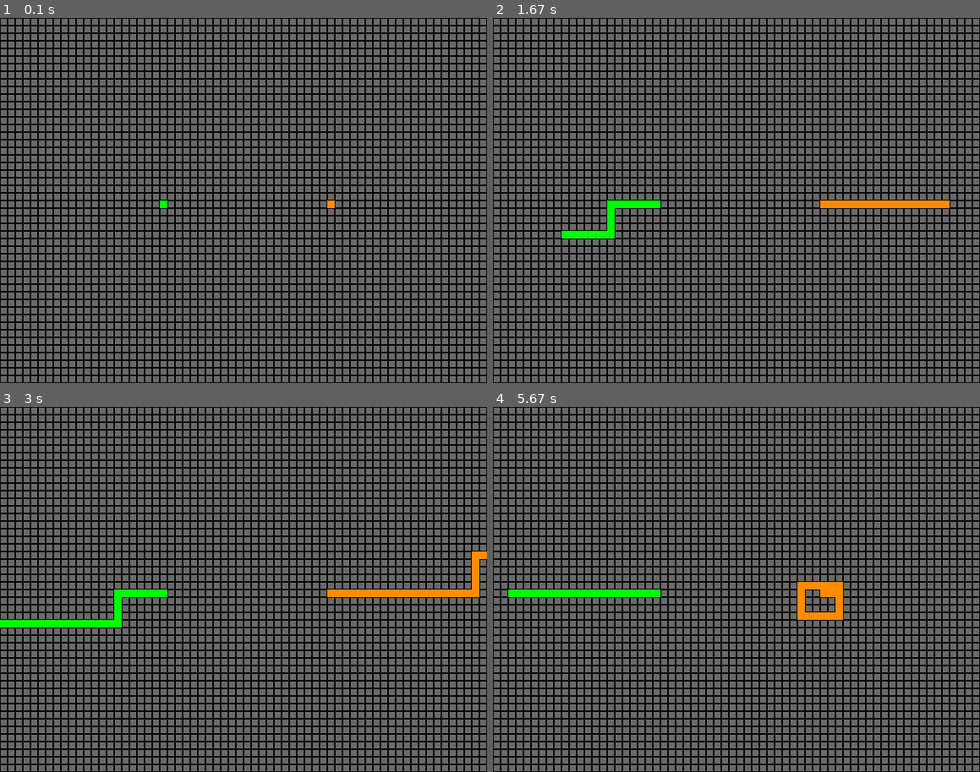
Above: before the commit, frames 1-4 (two rows, left to right).
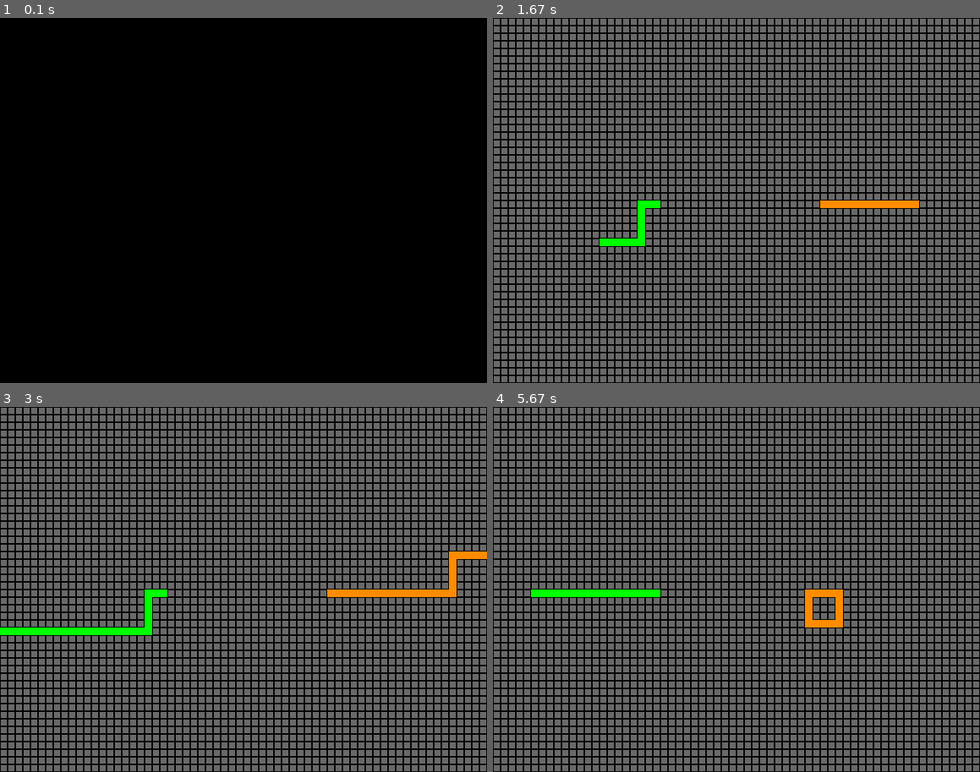
Above: after the commit, the same moments.

Repository: chiunaomi/Revamping-Tron-AI
Game: pygame game, started from tron-master.py
The game is run twice, just before and just after one commit, with the same random seed, the same clock (stepped at 60 frames per second) and the same inputs.
Inputs (mouse positions are in pixels of both pictures, inside the frame that each line leads up to):
- Up to frame 1 (0.1 s): no input
- Up to frame 2 (1.67 s): click (736, 200) at 0.38 s; tap S at 0.67 s; tap A at 1.1 s
- Up to frame 3 (3 s): hold Up 2-2.47 s; hold Right 2.5-2.97 s
- Up to frame 4 (5.67 s): tap Space at 3.57 s; hold Down 3.97-4.27 s; hold Left 4.3-4.7 s; hold Up 4.73-5.1 s; hold Right from 5.13 s (still down)

The runs differ from the first frame. In frame 1, 64% of the frame differs, in the area x 0-100%, y 0-100%; in frame 2, 0.9%; in frame 3, 2.0%; in frame 4, 0.8%.

Commit message:
Incorporated basic start screen- needs to be cleaned for best functionality

Diff:
--- a/tron-master.py
+++ b/tron-master.py
@@ -51,11 +51,13 @@
             for j in range(self.width//cell_length):
                 self.cell_lst.append(Cell((i*self.cell_length,j*self.cell_length),cell_length))
         self.game_over = False
+        #self.obstacle1 = Obstacle(self.screen,10,100,10,"b",(0,0,255))
 
     def _draw_players(self):
         """Calls the player objects' draw functions"""
         self.player1.draw()
         self.player2.draw()
+        #self.obstacle1.draw()
 
     def in_cell(self):
         """Loops through cell_lst to find the cell whose xrange contains player.x
@@ -101,6 +103,34 @@
         self.game_over = True
         self.player1.dir = "None"
         self.player2.dir = "None"
+
+#class Obstacle(pygame.sprite.Sprite):
+#    def __init__(self, color, width):
+#            self.color = color
+#            pygame.sprite.Sprite.__init__(self)
+#            self.image = pygame.Surface([width, width])
+#            self.image.fill(self.color)
+#            self.rect = self.image.get_rect()
+
+#    def _draw_obstacles(self):
+#        """Calls the player objects' draw functions"""
+#        self.rect.draw()
+
+#class Obstacle(object):
+#    """Contains player's location, direction and speed, as well as their color"""
+#    def __init__(self, draw_screen, dimension, posx, posy, color=(255,255,255)):
+#        self.draw_screen = draw_screen
+#        self.width = dimension
+#        self.height = dimension
+#        self.x = start_posx
+#        self.y = start_posy
+#        self.dir = direction
+#        self.color = color
+#        self.current_cell = None
+
+#    def draw(self):
+#        width = 1
+#        pygame.draw.rect(self.draw_screen,self.color,pygame.Rect(self.x,self.y,self.width,self.height))
 
 class Cell(object):
     """Square object with area and location
@@ -214,13 +244,31 @@
     def main_loop():
         """A nested loop which initializes the game and runs the model until the end game protocol is called.
         Hitting the space bar after a game ends reinitializes the loop which allows for a new match"""
+        window =  pygame.display.set_mode((640,480))
         pygame.init()
         running = True
+        black=(0,0,0)
+        end_it=False
+        while (end_it==False):
+            window.fill(black)
+            myfont=pygame.font.SysFont("Britannic Bold", 40)
+            nlabel=myfont.render("Welcome- "" click to  Start", 1, (255, 0, 0))
+            for event in pygame.event.get():
+                if event.type==MOUSEBUTTONDOWN:
+                    end_it=True
+        window.blit(nlabel,(200,200))
+        pygame.display.flip()
+        #The above code makes the start screen
+        #Right now there is an issue where the words are not appearing until the click
+        #There is also probably a way to make this a class which would be cleaner
+
+
         while running:
             model = TronModelView(10,640,480)
             view = PyGameWindowView(model,640,480)
             view._init_draw()
             controller = KeyControl(model)
+
 
             game_over = False
             while not game_over:
@@ -234,6 +282,7 @@
                 model.update()
                 view.draw()
                 time.sleep(.1)
+
             for event in pygame.event.get():
                 if event.type == QUIT:
                     running = False
